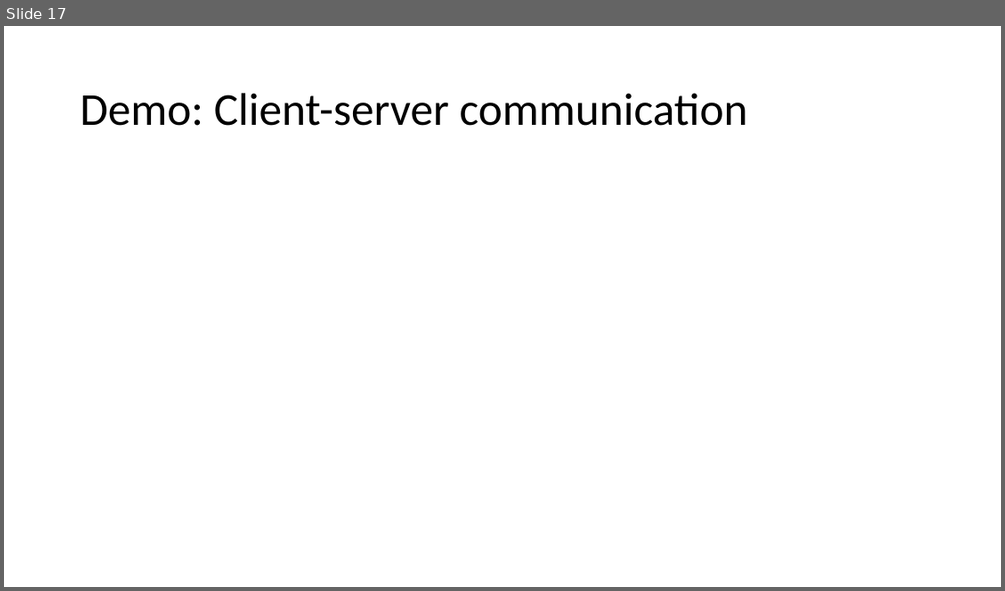
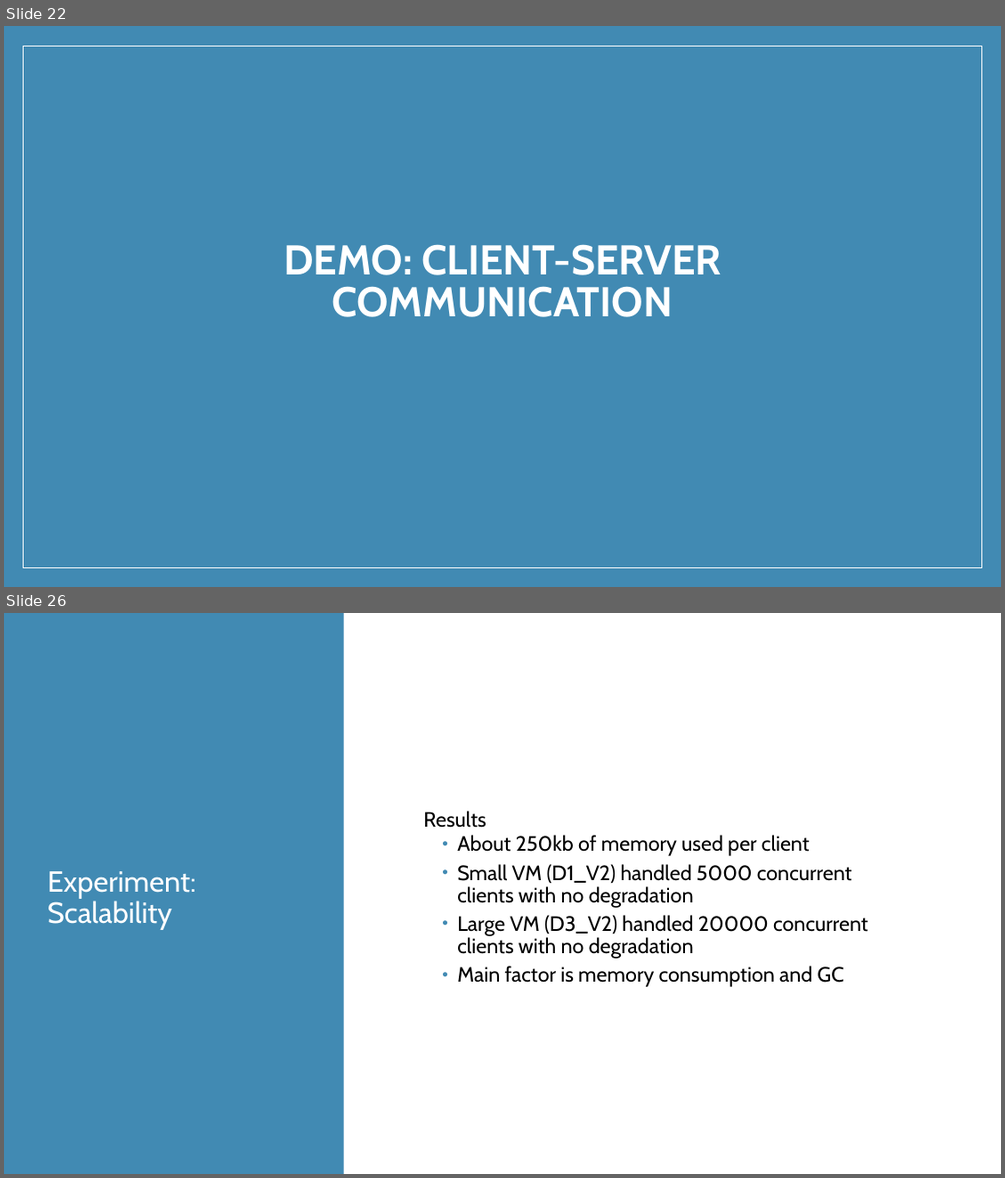
Before and after one commit to rynowak/Presentations, a slide deck: 2019/AusNzMeetups/blazor/slides.pptx. Shown one above the other, each under a label of ours: slide 17 before the commit, slides 22 and 26 after it; the slides between them are not shown. The pictures are 1005x591 and 1005x1178 pixels, drawn with LibreOffice and Linux fonts; fonts in the diff are those of the drawing. Boxes give left, top, right and bottom in pixels: in the first picture for what was removed or moved away, otherwise in the second. Text is boxed around its words. In the diff, an @@ line names an element or a change of style, - is before the commit and + after.

```diff
--- a/2019/AusNzMeetups/blazor/slides.pptx
+++ b/2019/AusNzMeetups/blazor/slides.pptx
@@ slide 26 added at (4, 613, 1001, 1174), background #FFFFFF @@
@@ rectangle added at (4, 613, 1001, 1174), fill #FFFFFF @@
@@ rectangle added at (4, 613, 343, 1174), fill #418AB3 @@
@@ text added at (423, 811, 868, 987), 20 pt, text #000000 @@
+Results
+  • About 250kb of memory used per client
+  • Small VM (D1_V2) handled 5000 concurrent clients with no degradation
+  • Large VM (D3_V2) handled 20000 concurrent clients with no degradation
+  • Main factor is memory consumption and GC
@@ title added at (48, 871, 196, 930), 28 pt, text #FFFFFF @@
+Experiment: Scalability
@@ what was slide 17 is now slide 22 @@
@@ slide 22 changed as well @@
@@ background #FFFFFF to #418AB3 @@
@@ rectangle added at (23, 46, 981, 567), fill #418AB3, outline #FFFFFF 1 pt @@
@@ title "DEMO: CLIENT-SERVER COMMUNICATION" at (283, 244, 721, 317): vertical alignment middle to bottom @@
@@ title at (283, 244, 721, 317): text changed; size 44 to 40 pt; font Calibri to Cabin; text colour #000000 to #FFFFFF; bold on @@
-Demo: Client-server communication
+DEMO: CLIENT-SERVER COMMUNICATION
```
Also in this commit, not shown: 16 other slides changed, 10 other slides added, 3 slides removed, 16 other files.
